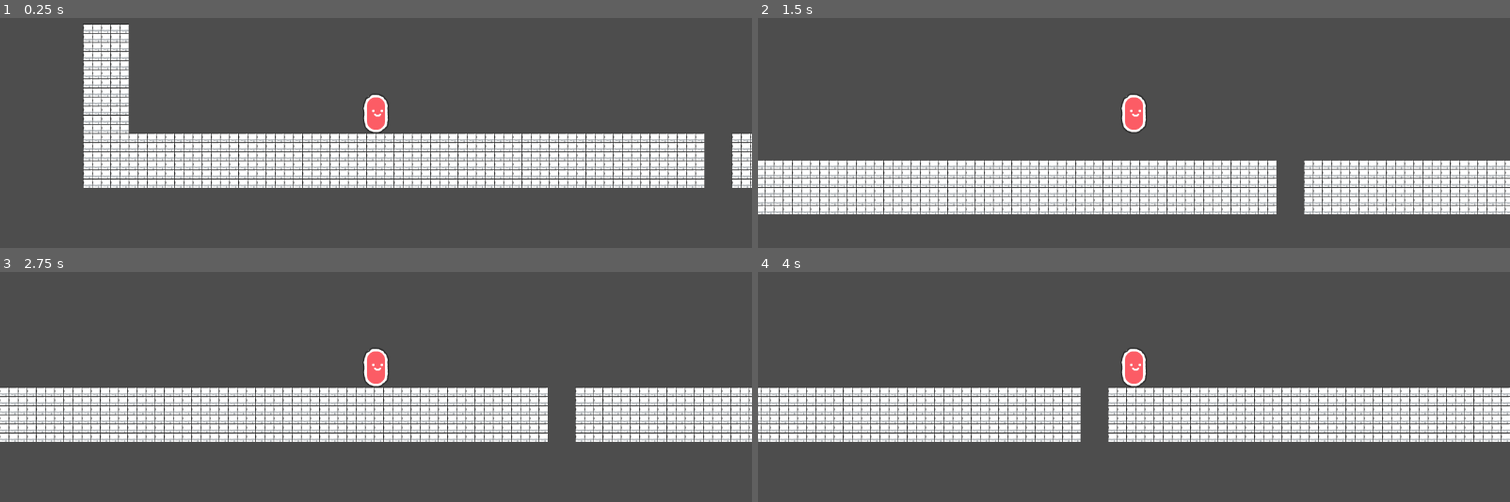
Above: before the commit, frames 1-4 (two rows, left to right).
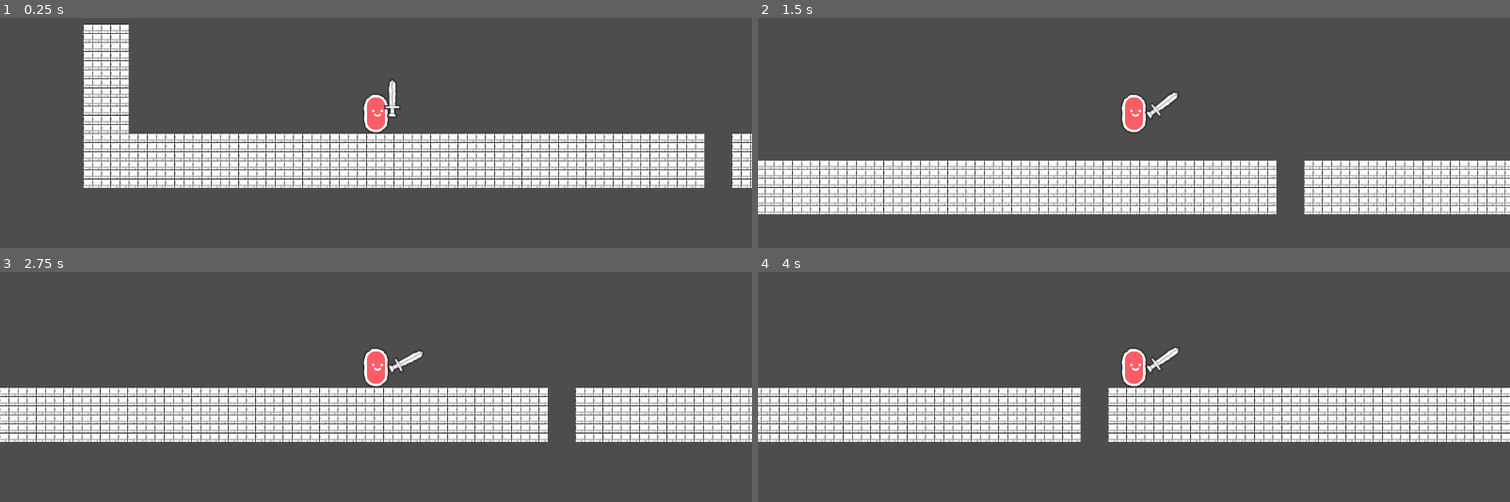
Above: after the commit, the same moments.

Repository: Gaiabuse/PlatformerGodotWork
Game: Godot game, scene res://Game/MiniWorld/miniworld.tscn
Two runs of this game, one before a commit and one after it. Both use one fixed random seed, a clock stepped at 60 frames per second and the inputs below. The project has no main scene, so this scene is started directly.
Inputs (mouse positions are in pixels of both pictures, inside the frame that each line leads up to):
- Up to frame 1 (0.25 s): no input
- Up to frame 2 (1.5 s): tap Enter at 0.5 s; move the mouse to (1299, 93) at 0.52 s; hold D (move_right) from 0.53 s (still down); click (1299, 93) at 0.6 s; tap Space (jump) at 0.77 s; move the mouse to (983, 135) at 1.27 s; click (983, 135) at 1.35 s
- Up to frame 3 (2.75 s): tap Space (jump) at 1.52 s; move the mouse to (451, 276) at 2.02 s; release D (move_right) at 2.03 s; hold A (move_left) from 2.03 s (still down); tap I at 2.1 s; click (451, 276) at 2.3 s
- Up to frame 4 (4 s): move the mouse to (1096, 451) at 2.77 s; release A (move_left) at 2.78 s; hold D (move_right) from 2.78 s (still down); click (1096, 451) at 2.85 s; tap Space (jump) at 3.02, 3.77 s; move the mouse to (1359, 430) at 3.52 s; click (1359, 430) at 3.6 s

The runs differ from the first frame. In frame 1, 0.2% of the frame differs, in the area x 51-54%, y 26-44%; in frame 2, 0.2%; in frame 3, 0.2%; in frame 4, 0.2%.

Commit message:
epee anim

Diff:
--- a/Game/Player/player.gd
+++ b/Game/Player/player.gd
@@ -1,11 +1,15 @@
-class_name Player extends CharacterBody2D
-
+class_name Player
+extends CharacterBody2D
 
 const SPEED = 300.0
 const JUMP_VELOCITY = -400.0
 @export var camera: Camera2D
 @export var max_health: int
+@export var anchor: Node2D
+@export var epee_scene: PackedScene
+var epee: StaticBody2D
 var _is_dead: bool = false
+var epee_instantiate: bool = false
 
 var _health: int:
 	set(value):
@@ -14,12 +18,13 @@
 
 func _ready() -> void:
 	_health = max_health
+	epee_instantiate = false
+	instantiate_epee()
+
 
 func _physics_process(delta: float) -> void:
-
 	if not is_on_floor():
 		velocity += get_gravity() * delta
-
 
 	if Input.is_action_just_pressed("jump") and is_on_floor():
 		velocity.y = JUMP_VELOCITY
@@ -32,6 +37,7 @@
 
 	move_and_slide()
 
+
 func die():
 	if _is_dead:
 		return
@@ -39,7 +45,19 @@
 	_is_dead = true
 	queue_free()
 
-func take_damage(damage:int):
+
+func take_damage(damage: int):
 	_health = max(0, _health - damage)
 	if _health == 0:
 		die()
+
+
+func instantiate_epee() -> void:
+	if epee_instantiate:
+		return
+	print("instancier")
+	epee = epee_scene.instantiate()
+	add_child(epee)
+	epee.global_position = anchor.global_position
+
+	epee_instantiate = true
--- a/Game/Player/player.tscn
+++ b/Game/Player/player.tscn
@@ -1,22 +1,37 @@
-[gd_scene load_steps=4 format=3 uid="uid://bu8q20n3uc28i"]
+[gd_scene load_steps=6 format=3 uid="uid://bu8q20n3uc28i"]
 
 [ext_resource type="Texture2D" uid="uid://cimjlwn7m4762" path="res://Assets/Default/character_roundRed.png" id="1_m57qa"]
 [ext_resource type="Script" uid="uid://bxc44824lcx63" path="res://Game/Player/player.gd" id="1_s3asc"]
+[ext_resource type="PackedScene" uid="uid://chc517cxir5ct" path="res://Game/Weapons/weapons.tscn" id="2_vytja"]
+[ext_resource type="Texture2D" uid="uid://cj1a4f3elrrpn" path="res://Assets/Default/character_handRed.png" id="3_letr6"]
 
 [sub_resource type="CapsuleShape2D" id="CapsuleShape2D_s3asc"]
 radius = 19.0
 height = 60.0
 
-[node name="Player" type="CharacterBody2D" node_paths=PackedStringArray("camera")]
+[node name="Player" type="CharacterBody2D" node_paths=PackedStringArray("camera", "anchor")]
 script = ExtResource("1_s3asc")
 camera = NodePath("Camera2D")
+max_health = 100
+anchor = NodePath("EpeeAnchor/origin")
+epee_scene = ExtResource("2_vytja")
 metadata/_custom_type_script = "uid://bxc44824lcx63"
 
 [node name="Sprite2D" type="Sprite2D" parent="."]
 texture = ExtResource("1_m57qa")
+
+[node name="Sprite2D2" type="Sprite2D" parent="."]
+position = Vector2(25, 0)
+scale = Vector2(0.5, 0.5)
+texture = ExtResource("3_letr6")
 
 [node name="CollisionShape2D" type="CollisionShape2D" parent="."]
 position = Vector2(0, -1)
 shape = SubResource("CapsuleShape2D_s3asc")
 
 [node name="Camera2D" type="Camera2D" parent="."]
+
+[node name="EpeeAnchor" type="Node2D" parent="."]
+
+[node name="origin" type="Marker2D" parent="EpeeAnchor"]
+position = Vector2(25, 0)
--- /dev/null
+++ b/Game/Singleton/inventory.gd
@@ -0,0 +1 @@
+extends Node
--- /dev/null
+++ b/Game/Weapons/weapons.gd
@@ -0,0 +1,9 @@
+extends StaticBody2D
+
+func _physics_process(delta: float) -> void:
+	if Input.is_action_just_pressed("attack"):
+		attack()
+
+
+func attack() -> void:
+	$SwordAnimation.play("sword_attack")
--- a/Game/Weapons/weapons.tscn
+++ b/Game/Weapons/weapons.tscn
@@ -1,12 +1,154 @@
-[gd_scene load_steps=2 format=3 uid="uid://chc517cxir5ct"]
+[gd_scene load_steps=6 format=3 uid="uid://chc517cxir5ct"]
 
+[ext_resource type="Script" uid="uid://bjmr4042sl7cx" path="res://Game/Weapons/weapons.gd" id="1_7mfnp"]
 [ext_resource type="Texture2D" uid="uid://cdvyggohm2too" path="res://Assets/Default/item_sword.png" id="1_tnsr6"]
 
-[node name="Area2D" type="Area2D"]
+[sub_resource type="Animation" id="Animation_7mfnp"]
+length = 0.001
+tracks/0/type = "value"
+tracks/0/imported = false
+tracks/0/enabled = true
+tracks/0/path = NodePath(".:position")
+tracks/0/interp = 1
+tracks/0/loop_wrap = true
+tracks/0/keys = {
+"times": PackedFloat32Array(0),
+"transitions": PackedFloat32Array(1),
+"update": 0,
+"values": [Vector2(25, 0)]
+}
+tracks/1/type = "value"
+tracks/1/imported = false
+tracks/1/enabled = true
+tracks/1/path = NodePath(".:scale")
+tracks/1/interp = 1
+tracks/1/loop_wrap = true
+tracks/1/keys = {
+"times": PackedFloat32Array(0),
+"transitions": PackedFloat32Array(1),
+"update": 0,
+"values": [Vector2(1, 1)]
+}
+tracks/2/type = "value"
+tracks/2/imported = false
+tracks/2/enabled = true
+tracks/2/path = NodePath(".:visible")
+tracks/2/interp = 1
+tracks/2/loop_wrap = true
+tracks/2/keys = {
+"times": PackedFloat32Array(0),
+"transitions": PackedFloat32Array(1),
+"update": 1,
+"values": [true]
+}
+tracks/3/type = "value"
+tracks/3/imported = false
+tracks/3/enabled = true
+tracks/3/path = NodePath(".:modulate")
+tracks/3/interp = 1
+tracks/3/loop_wrap = true
+tracks/3/keys = {
+"times": PackedFloat32Array(0),
+"transitions": PackedFloat32Array(1),
+"update": 0,
+"values": [Color(1, 1, 1, 1)]
+}
+tracks/4/type = "value"
+tracks/4/imported = false
+tracks/4/enabled = true
+tracks/4/path = NodePath(".:rotation")
+tracks/4/interp = 1
+tracks/4/loop_wrap = true
+tracks/4/keys = {
+"times": PackedFloat32Array(0),
+"transitions": PackedFloat32Array(1),
+"update": 0,
+"values": [0.0]
+}
+
+[sub_resource type="Animation" id="Animation_tnsr6"]
+resource_name = "sword_attack"
+length = 1.2
+tracks/0/type = "value"
+tracks/0/imported = false
+tracks/0/enabled = true
+tracks/0/path = NodePath(".:position")
+tracks/0/interp = 1
+tracks/0/loop_wrap = true
+tracks/0/keys = {
+"times": PackedFloat32Array(0),
+"transitions": PackedFloat32Array(1),
+"update": 0,
+"values": [Vector2(25, 0)]
+}
+tracks/1/type = "value"
+tracks/1/imported = false
+tracks/1/enabled = true
+tracks/1/path = NodePath(".:scale")
+tracks/1/interp = 1
+tracks/1/loop_wrap = true
+tracks/1/keys = {
+"times": PackedFloat32Array(0),
+"transitions": PackedFloat32Array(1),
+"update": 0,
+"values": [Vector2(1, 1)]
+}
+tracks/2/type = "value"
+tracks/2/imported = false
+tracks/2/enabled = true
+tracks/2/path = NodePath(".:visible")
+tracks/2/interp = 1
+tracks/2/loop_wrap = true
+tracks/2/keys = {
+"times": PackedFloat32Array(0),
+"transitions": PackedFloat32Array(1),
+"update": 1,
+"values": [true]
+}
+tracks/3/type = "value"
+tracks/3/imported = false
+tracks/3/enabled = true
+tracks/3/path = NodePath(".:modulate")
+tracks/3/interp = 1
+tracks/3/loop_wrap = true
+tracks/3/keys = {
+"times": PackedFloat32Array(0),
+"transitions": PackedFloat32Array(1),
+"update": 0,
+"values": [Color(1, 1, 1, 1)]
+}
+tracks/4/type = "value"
+tracks/4/imported = false
+tracks/4/enabled = true
+tracks/4/path = NodePath(".:rotation")
+tracks/4/interp = 1
+tracks/4/loop_wrap = true
+tracks/4/keys = {
+"times": PackedFloat32Array(0, 0.2, 0.4, 0.6, 0.8, 1, 1.2),
+"transitions": PackedFloat32Array(1, 1, 1, 1, 1.25, 1.5, 1.75),
+"update": 0,
+"values": [0.0, 0.5235987755982988, 1.0471975511965976, 1.5707963267948966, 1.0471975511965976, 0.5235987755982988, 0.0]
+}
+
+[sub_resource type="AnimationLibrary" id="AnimationLibrary_7mfnp"]
+_data = {
+&"RESET": SubResource("Animation_7mfnp"),
+&"sword_attack": SubResource("Animation_tnsr6")
+}
+
+[node name="Weapon" type="StaticBody2D"]
+position = Vector2(25, 0)
+script = ExtResource("1_7mfnp")
 
 [node name="Sprite2D" type="Sprite2D" parent="."]
+position = Vector2(0, -25)
 texture = ExtResource("1_tnsr6")
 
 [node name="CollisionPolygon2D" type="CollisionPolygon2D" parent="."]
-position = Vector2(0, 1)
+position = Vector2(0, -23)
 polygon = PackedVector2Array(0, -30, 6, -24, 6, 11, -5, 11, -5, -25)
+
+[node name="SwordAnimation" type="AnimationPlayer" parent="."]
+libraries = {
+&"": SubResource("AnimationLibrary_7mfnp")
+}
--- a/project.godot
+++ b/project.godot
@@ -13,6 +13,14 @@
 config/name="Platformer"
 config/features=PackedStringArray("4.5", "GL Compatibility")
 config/icon="res://icon.svg"
+
+[autoload]
+
+Inventory="*res://Game/Singleton/inventory.gd"
+
+[editor_plugins]
+
+enabled=PackedStringArray("res://addons/GDQuest_GDScript_formatter/plugin.cfg")
 
 [input]
 
@@ -31,6 +39,11 @@
 "events": [Object(InputEventKey,"resource_local_to_scene":false,"resource_name":"","device":-1,"window_id":0,"alt_press …(191 unchanged characters)…
 ]
 }
+attack={
+"deadzone": 0.2,
+"events": [Object(InputEventMouseButton,"resource_local_to_scene":false,"resource_name":"","device":-1,"window_id":0,"alt_pressed":false,"shift_pressed":false,"ctrl_pressed":false,"meta_pressed":false,"button_mask":1,"position":Vector2(236, 11),"global_position":Vector2(245, 59),"factor":1.0,"button_index":1,"canceled":false,"pressed":true,"double_click":false,"script":null)
+]
+}
 
 [layer_names]
 
Not shown, added: Game/Singleton/inventory.gd.uid
Not shown, added: Game/Weapons/weapons.gd.uid
Not shown, added: addons/GDQuest_GDScript_formatter/install_and_update.gd
Not shown, added: addons/GDQuest_GDScript_formatter/install_and_update.gd.uid
Not shown, added: addons/GDQuest_GDScript_formatter/menu.gd
Not shown, added: addons/GDQuest_GDScript_formatter/menu.gd.uid
Not shown, added: addons/GDQuest_GDScript_formatter/plugin.cfg
Not shown, added: addons/GDQuest_GDScript_formatter/plugin.gd
Not shown, added: addons/GDQuest_GDScript_formatter/plugin.gd.uid
Not shown, added: godot-addon.zip
